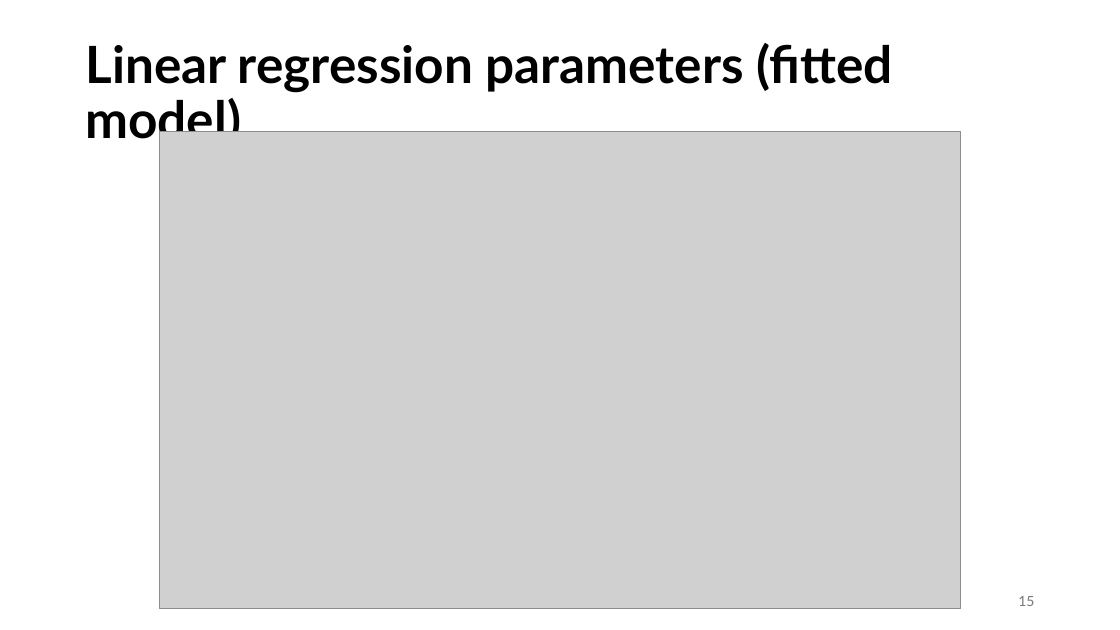
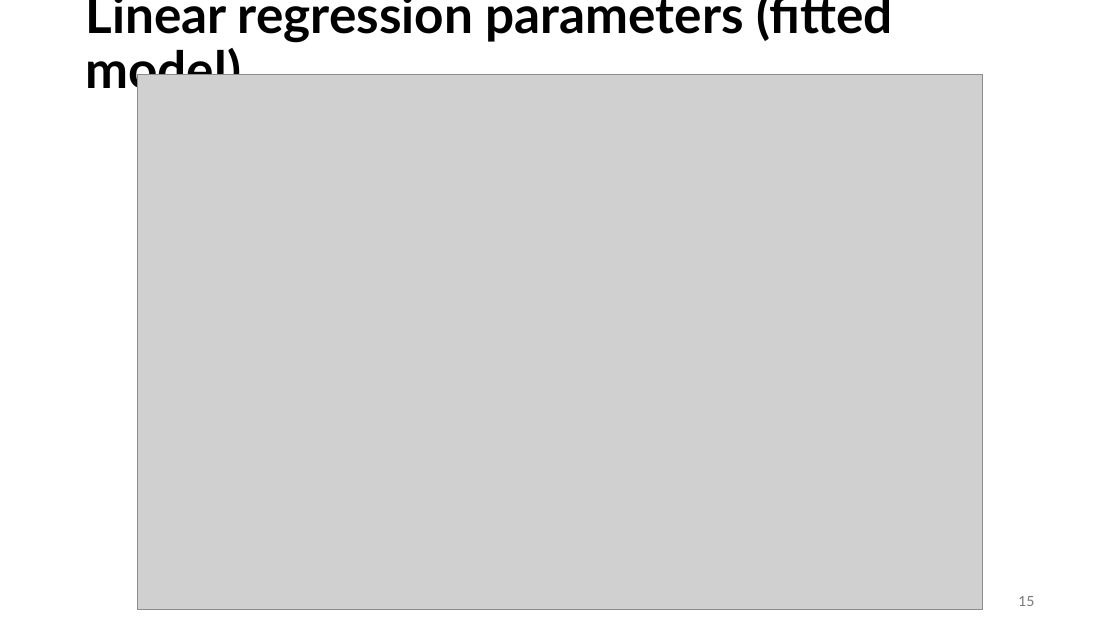
Before and after one commit to azelarabchakour/Data-science-assignments, a slide deck: slide 15 of Assignment-1/Assignment-1-present.pptx. Drawn at 1120x630 pixels with LibreOffice and Linux fonts; fonts in the diff are those of the drawing; grey boxes stand for pictures. Boxes give left, top, right and bottom in pixels: in the first picture for what was removed or moved away, otherwise in the second. Text is boxed around its words. In the diff, an @@ line names an element or a change of style, - is before the commit and + after.

Commit message:
minor UI changes in regression

```diff
--- a/Assignment-1/Assignment-1-present.pptx
+++ b/Assignment-1/Assignment-1-present.pptx
@@ title "Linear regression parameters (fitted model)" rewrapped from <box>85,43,893,148</box> to <box>85,0,893,98</box> @@
@@ picture: place and size @@
-picture at <box>160,131,960,608</box>
+picture at <box>138,75,983,610</box>
```
Also in this commit, not shown: 10 other slides changed, 1 slide added, 1 slide removed, 2 other files.
